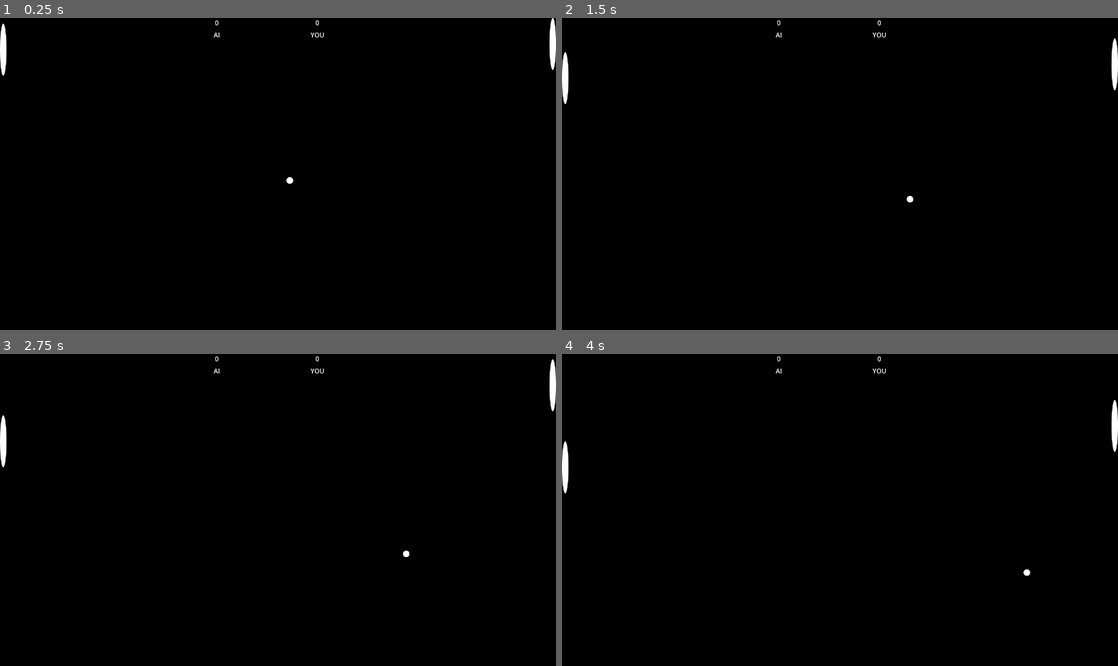
Above: before the commit, frames 1-4 (two rows, left to right).
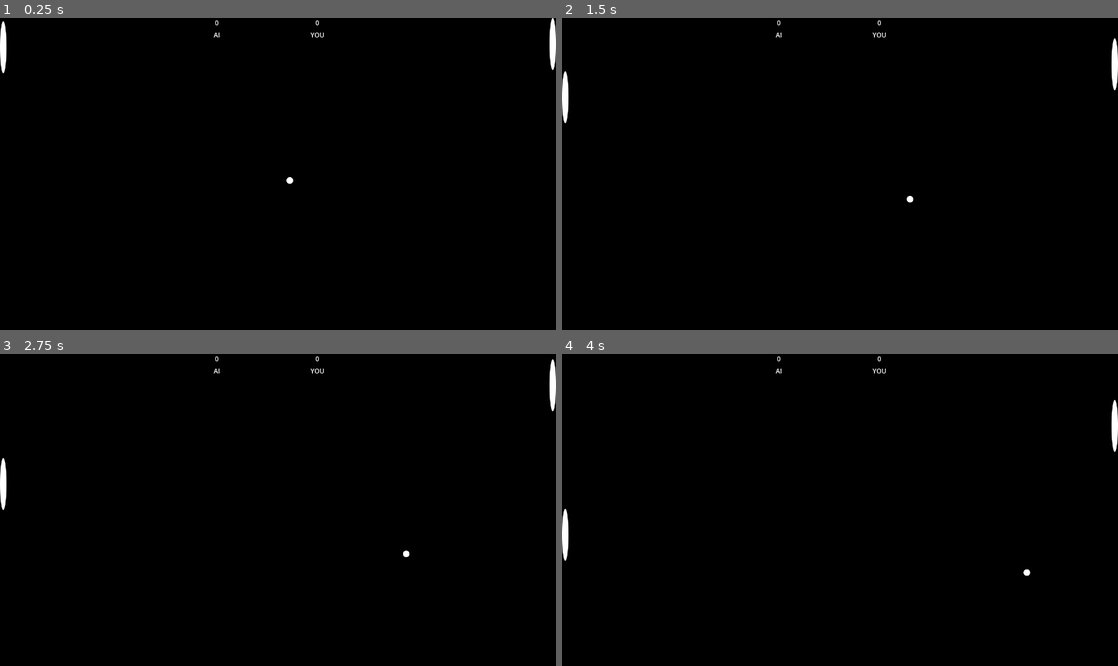
Above: after the commit, the same moments.

Repository: chaos-yeeter/pong
Game: Godot game, scene res://scenes/level.tscn
Same seed, same stepped clock (60 frames per second), same inputs: the game is played once before the commit and once after it.
Inputs:
- Up to frame 1 (0.25 s): no input
- Up to frame 2 (1.5 s): hold K (move_up) 0.53-1.28 s; hold J (move_down) from 1.28 s (still down)
- Up to frame 3 (2.75 s): release J (move_down) at 2.03 s; hold K (move_up) from 2.03 s (still down)
- Up to frame 4 (4 s): release K (move_up) at 3.53 s; hold J (move_down) from 3.53 s (still down)

The runs differ from the first frame. In frame 1, less than 0.1% of the frame differs, in the area x 0-2%, y 0-19%; in frame 2, 0.2%; in frame 3, 0.3%; in frame 4, 0.3%, in the area x 0-2%, y 27-67%.

Commit message:
feat: Simplify ai movement
- Decrease movement speed 200 -> 150
- Remove movement dampening from MOVEMENT_TIME
- Increase BALL_PROXIMITY_THRESHOLD 50 -> 300

Diff:
--- a/scripts/ai_movement.gd
+++ b/scripts/ai_movement.gd
@@ -1,9 +1,8 @@
 extends CharacterBody2D
 
-const MOVEMENT_TIME: float = 8
-const MAX_SPEED: float = 150
+const MOVEMENT_SPEED: float = 100
 const ACCELERATION: float = 5
-const BALL_PROXIMITY_THRESHOLD: int = 50
+const BALL_PROXIMITY_THRESHOLD: int = 300
 const LOOK_AHEAD: int = 4
 
 var viewport_height: int = DisplayServer.window_get_size().y
@@ -23,8 +22,9 @@
 	_initial_position = self.get_position()
 
 func _process(delta):
-	velocity = (_target_position - self.get_position()) / MOVEMENT_TIME
-	velocity = velocity.clamp(Vector2.UP * MAX_SPEED, Vector2.DOWN * MAX_SPEED)
+	var target_velocity = (_target_position - self.get_position()) * MOVEMENT_SPEED
+	target_velocity = target_velocity.clamp(Vector2.UP * MOVEMENT_SPEED, Vector2.DOWN * MOVEMENT_SPEED)
+	velocity = velocity.move_toward(target_velocity, ACCELERATION)
 	move_and_slide()
 
 func _reset(_body):
